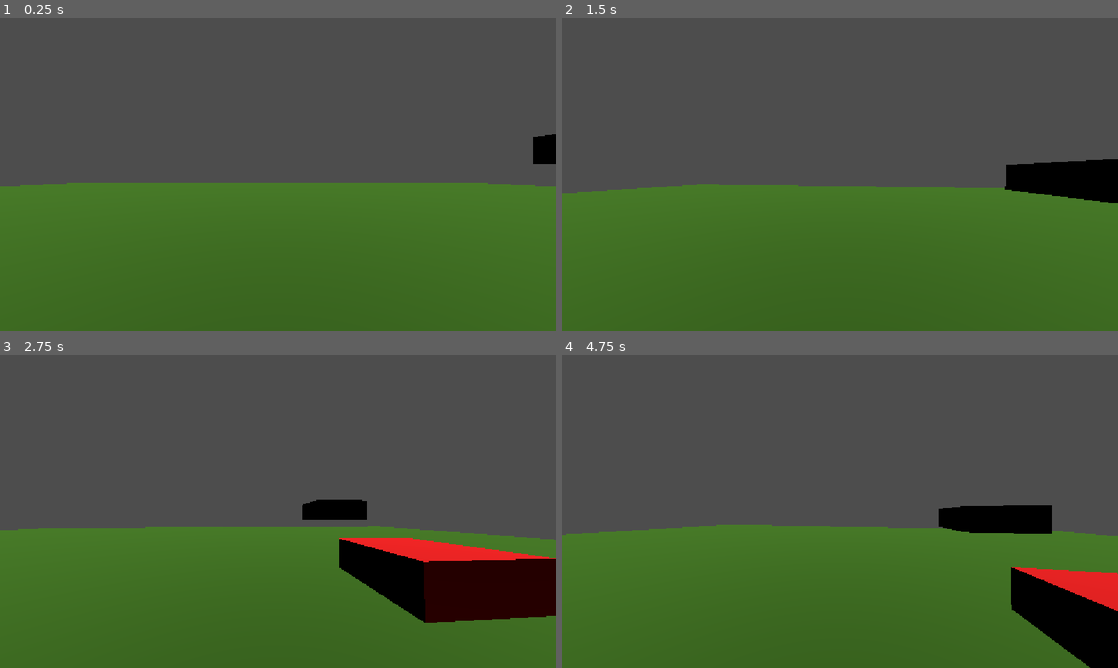
Above: before the commit, frames 1-4 (two rows, left to right).
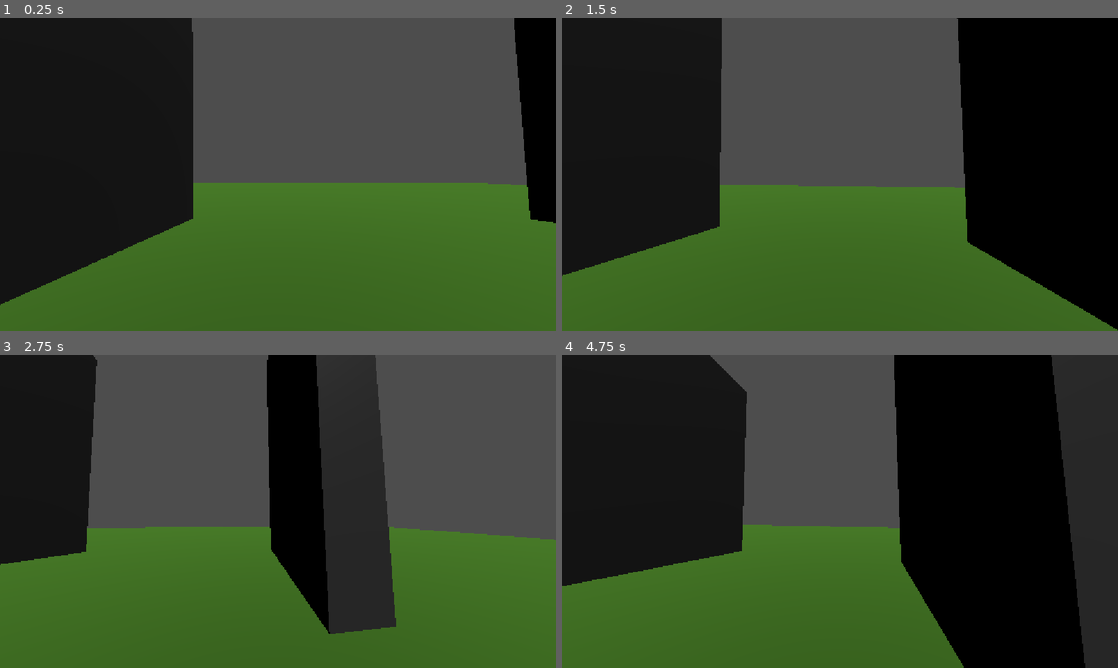
Above: after the commit, the same moments.

Repository: Ayaaneo/Desparuin
Game: Godot game, scene res://Assets/Scenes/floor_1.tscn
Two runs of this game, one before a commit and one after it. Both use one fixed random seed, a clock stepped at 60 frames per second and the inputs below.
Inputs (mouse positions are in pixels of both pictures, inside the frame that each line leads up to):
- Up to frame 1 (0.25 s): no input
- Up to frame 2 (1.5 s): move the mouse to (867, 174) at 0.52 s; hold D (Right) 0.53-1.28 s; hold Caps Lock (Slide) 0.53-1.28 s; tap Space (Jump) at 0.77, 0.8, 1.07, 1.35 s; move the mouse to (812, 174) at 1.27 s; hold S (Backward) from 1.28 s (still down)
- Up to frame 3 (2.75 s): tap Space (Jump) at 1.52, 1.82, 2.3 s; tap Caps Lock (Slide) at 1.55 s; move the mouse to (289, 505) at 2.02 s; release S (Backward) at 2.03 s; hold D (Right) from 2.03 s (still down); tap W (Foreward) at 2.1 s
- Up to frame 4 (4.75 s): move the mouse to (834, 517) at 2.77 s; tap Caps Lock (Slide) at 2.85, 4.35 s; tap Space (Jump) at 3.02, 3.32, 3.77, 3.8, 4.07, 4.52 s; move the mouse to (878, 514) at 3.52 s; release D (Right) at 3.53 s; hold Shift (Sprint) 3.53-4.28 s; hold A (Left) from 3.53 s (still down); move the mouse to (795, 508) at 4.27 s

The runs differ from the first frame. In frame 1, 31% of the frame differs, in the area x 0-100%, y 0-92%; in frame 2, 43%; in frame 3, 34%; in frame 4, 56%, in the area x 0-100%, y 0-100%.

Commit message:
Added wall jump

Diff:
--- a/Assets/Scenes/floor_1.tscn
+++ b/Assets/Scenes/floor_1.tscn
@@ -1,19 +1,6 @@
 [gd_scene format=3 uid="uid://b8opisrtqkog1"]
 
 [ext_resource type="PackedScene" uid="uid://ysxfscsu60na" path="res://Assets/Scenes/player.tscn" id="1_w7j4e"]
-
-[sub_resource type="BoxShape3D" id="BoxShape3D_7ptjm"]
-
-[sub_resource type="StandardMaterial3D" id="StandardMaterial3D_bnvy5"]
-albedo_color = Color(0, 0, 0, 1)
-metallic = 0.45
-roughness = 0.7
-
-[sub_resource type="BoxMesh" id="BoxMesh_0s7bo"]
-
-[sub_resource type="StandardMaterial3D" id="StandardMaterial3D_w0g1t"]
-albedo_color = Color(0.81487185, 0.0012150849, 0, 1)
-proximity_fade_distance = 0.01
 
 [sub_resource type="BoxShape3D" id="BoxShape3D_i0y1n"]
 
@@ -22,27 +9,11 @@
 
 [sub_resource type="BoxMesh" id="BoxMesh_xmo8n"]
 
+[sub_resource type="BoxMesh" id="BoxMesh_i0y1n"]
+
+[sub_resource type="BoxShape3D" id="BoxShape3D_xmo8n"]
+
 [node name="Floor1" type="Node" unique_id=1604478468]
-
-[node name="platform2" type="StaticBody3D" parent="." unique_id=1327892465]
-transform = Transform3D(2.8367462, 0, 0, 0, 1.103101, 0, 0, 0, 3.6667957, 11.895424, 2.7136345, -6.381889)
-
-[node name="CollisionShape3D" type="CollisionShape3D" parent="platform2" unique_id=1816317401]
-shape = SubResource("BoxShape3D_7ptjm")
-
-[node name="MeshInstance3D" type="MeshInstance3D" parent="platform2" unique_id=1043374996]
-material_override = SubResource("StandardMaterial3D_bnvy5")
-mesh = SubResource("BoxMesh_0s7bo")
-
-[node name="platform1" type="StaticBody3D" parent="." unique_id=1434058798]
-transform = Transform3D(2.8367462, 0, 0, 0, 1.103101, 0, 0, 0, 3.6667957, 11.895424, 0.9579983, 0)
-
-[node name="CollisionShape3D" type="CollisionShape3D" parent="platform1" unique_id=1300238058]
-shape = SubResource("BoxShape3D_7ptjm")
-
-[node name="MeshInstance3D" type="MeshInstance3D" parent="platform1" unique_id=2052863703]
-material_override = SubResource("StandardMaterial3D_w0g1t")
-mesh = SubResource("BoxMesh_0s7bo")
 
 [node name="Ground" type="StaticBody3D" parent="." unique_id=471635435]
 transform = Transform3D(7, 0, 0, 0, 1, 0, 0, 0, 7, -0.029323578, 0, 0)
@@ -62,3 +33,21 @@
 
 [node name="DirectionalLight3D" type="DirectionalLight3D" parent="." unique_id=150976802]
 transform = Transform3D(1.1405259, 0, 0, 0, 0.01652345, 0.9998635, 0, -0.99986356, 0.016523449, 0, 0, 0)
+
+[node name="StaticBody3D" type="StaticBody3D" parent="." unique_id=1142854504]
+transform = Transform3D(0.98449624, -0.29039717, 0.3624182, 0.022032816, 11.924143, 0.42914858, -0.041150045, -0.56311476, 8.900468, 8.607082, 6.5093784, -2.244811)
+
+[node name="MeshInstance3D" type="MeshInstance3D" parent="StaticBody3D" unique_id=2021661866]
+mesh = SubResource("BoxMesh_i0y1n")
+
+[node name="CollisionShape3D" type="CollisionShape3D" parent="StaticBody3D" unique_id=2014337666]
+shape = SubResource("BoxShape3D_xmo8n")
+
+[node name="StaticBody3D2" type="StaticBody3D" parent="." unique_id=996694731]
+transform = Transform3D(0.98449624, -0.29039717, 0.3624182, 0.022032816, 11.924143, 0.42914858, -0.041150045, -0.56311476, 8.900468, -3.0793304, 6.5093784, -2.244811)
+
+[node name="MeshInstance3D" type="MeshInstance3D" parent="StaticBody3D2" unique_id=975561505]
+mesh = SubResource("BoxMesh_i0y1n")
+
+[node name="CollisionShape3D" type="CollisionShape3D" parent="StaticBody3D2" unique_id=1898872828]
+shape = SubResource("BoxShape3D_xmo8n")
--- a/Assets/Scenes/player.tscn
+++ b/Assets/Scenes/player.tscn
@@ -8,9 +8,6 @@
 
 [node name="player" type="CharacterBody3D" unique_id=1785636645]
 script = ExtResource("1_6cd4h")
-
-[node name="Slide_Check" type="RayCast3D" parent="." unique_id=1477134064]
-transform = Transform3D(1, 0, 0, 0, 1, 0, 0, 0, 1, 0, -0.7466119, 0)
 
 [node name="MeshInstance3D" type="MeshInstance3D" parent="." unique_id=529622078]
 transform = Transform3D(1, 0, 0, 0, 0.7876479, 0, 0, 0, 1, 0, 0.07678783, 0)
--- a/Assets/scripts/player.gd
+++ b/Assets/scripts/player.gd
@@ -14,9 +14,10 @@
 # FOV
 var FOV = 75.0
 var FOV_Change = 1.5
-
-
-@onready var slide_check = $Slide_Check
+#WallJump
+var wall_jump_velocity = 3
+#Sliding
+var slide_velocity = 3
 
 func _ready():
 	Input.set_mouse_mode(Input.MOUSE_MODE_CAPTURED)
@@ -36,14 +37,20 @@
 
 	# Handle jump.
 	if Input.is_action_just_pressed("Jump") and is_on_floor():
-
+		wall_jump_velocity = velocity
 		velocity.y = JUMP_VELOCITY
 
+	# Wall jump
+	if is_on_wall_only() and Input.is_action_just_pressed("Jump"):
+		_wall_jump()
 	# handle Sprint
 	if Input.is_action_pressed("Sprint"):
 		speed = SPRINT
 	else:
 		speed = WALK_SPEED
+	#Sliding
+	if Input.is_action_pressed("Slide"):
+		_sliding()
 
 	# Get the input direction and handle the movement/deceleration.
 	# As good practice, you should replace UI actions with custom gameplay actions.
@@ -74,3 +81,18 @@
 	pos.y = sin(time * BOB_FREQ) * BOB_AMP
 	pos.x = cos(time * BOB_FREQ / 2) * BOB_AMP
 	return pos
+
+func _wall_jump():
+	var collisionNormal = get_last_slide_collision().get_normal()
+	velocity = wall_jump_velocity.bounce(collisionNormal)
+	velocity.y = JUMP_VELOCITY
+	wall_jump_velocity = velocity
+
+	var no_velocity = wall_jump_velocity.x == 0 and wall_jump_velocity.z == 0
+	if no_velocity:
+		wall_jump_velocity = -collisionNormal * speed
+
+func _sliding():
+	slide_velocity = speed + SPRINT
+	pass
+	##NAAHIDUS HELP I DONT KNOW HOW TO DO SHI.
